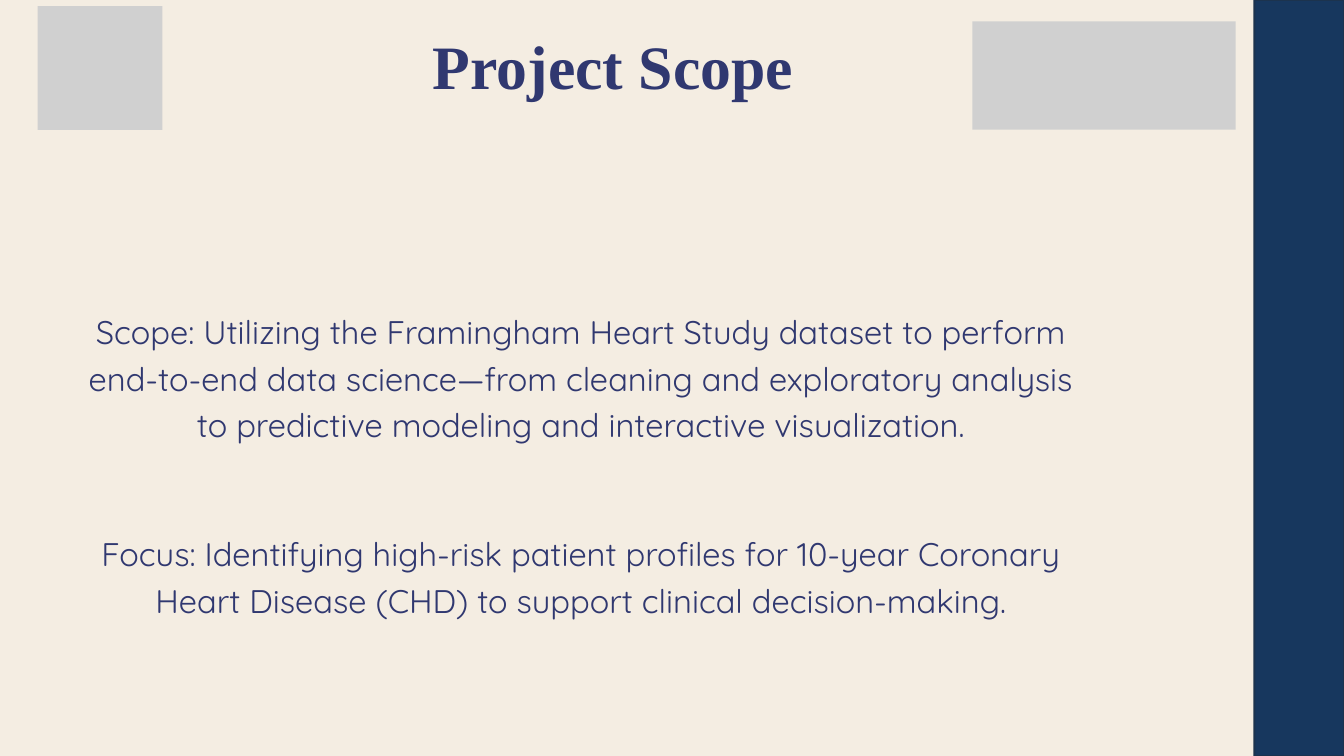
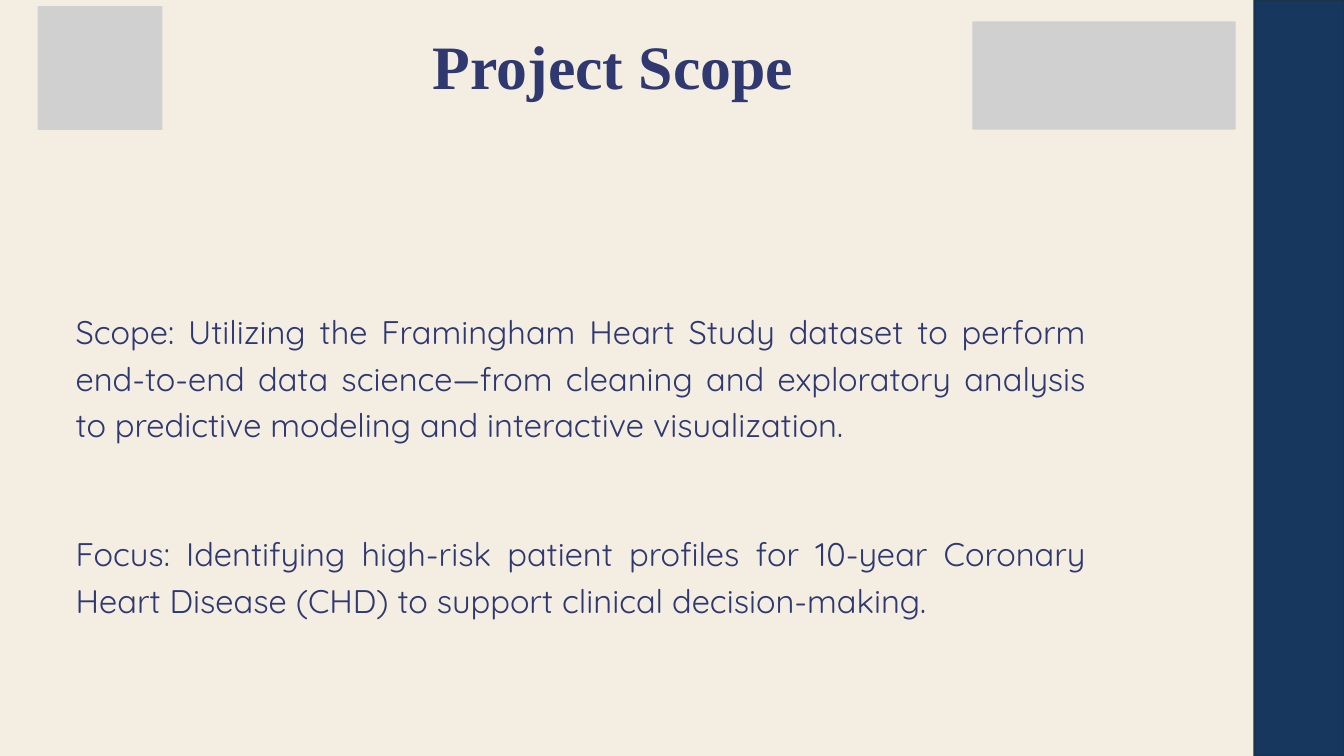
Before and after one commit to 24BAD405-Nishanth/24ADI204_DSV_Team14, a slide deck: slide 3 of FinalPresentation/Team-14-DSV.pptx. Drawn at 1344x756 pixels with LibreOffice and Linux fonts; fonts in the diff are those of the drawing; grey boxes stand for pictures. Boxes give left, top, right and bottom in pixels: in the first picture for what was removed or moved away, otherwise in the second. Text is boxed around its words. In the diff, an @@ line names an element or a change of style, - is before the commit and + after.

```diff
--- a/FinalPresentation/Team-14-DSV.pptx
+++ b/FinalPresentation/Team-14-DSV.pptx
@@ text "Scope: Utilizing the Framingham Heart ..." at bbox=[76, 320, 1086, 620]: alignment centre to justified @@
```
Also in this commit, not shown: 16 other slides changed.
